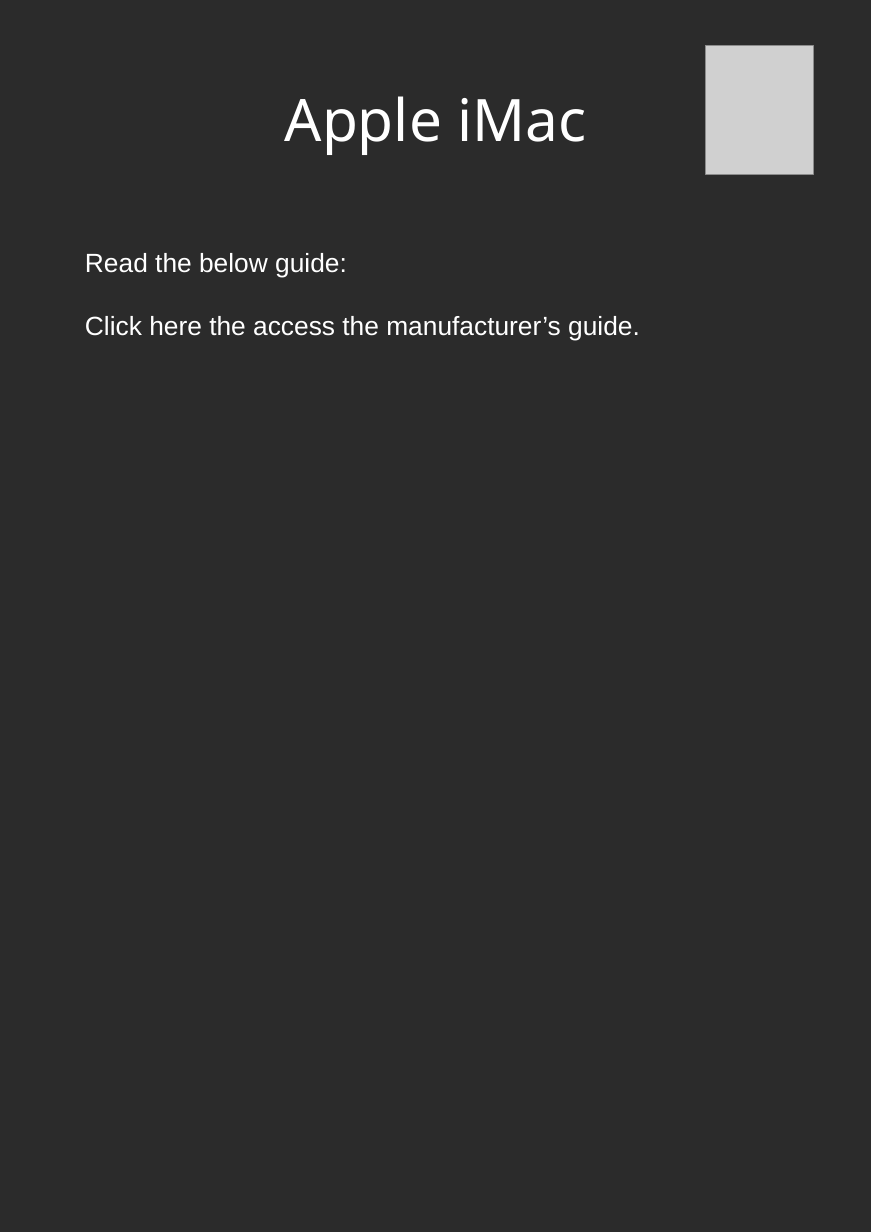
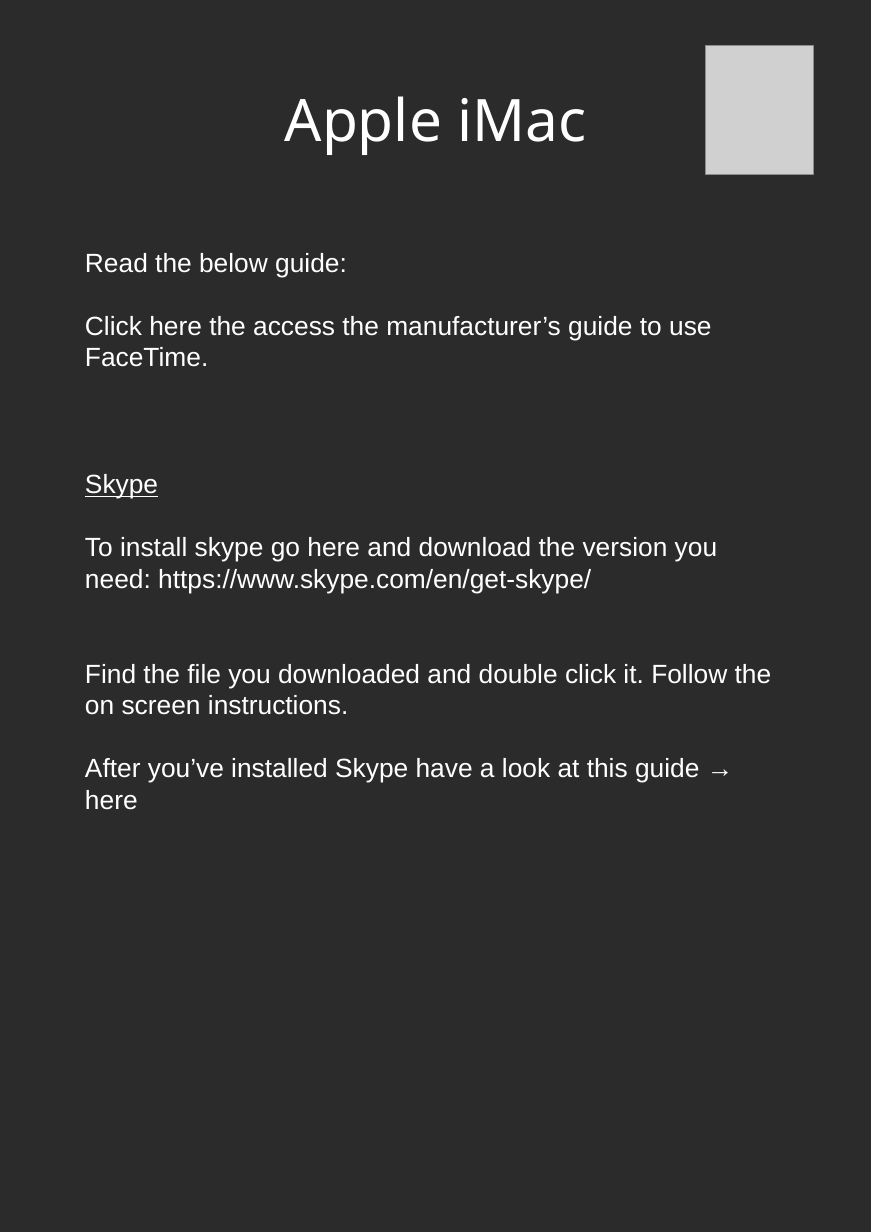
Before and after one commit to zen42/HowToMakeAVideoCall, a slide deck: slide 4 of HowToMakeAVideoCall.odp. Drawn at 871x1232 pixels with LibreOffice and Linux fonts; fonts in the diff are those of the drawing; grey boxes stand for pictures; background and template pictures are left out; a plain dark background stands for a picture behind light text. Boxes give left, top, right and bottom in pixels: in the first picture for what was removed or moved away, otherwise in the second. Text is boxed around its words. In the diff, an @@ line names an element or a change of style, - is before the commit and + after.

```diff
--- a/HowToMakeAVideoCall.odp
+++ b/HowToMakeAVideoCall.odp
@@ text at <box>85,316,772,810</box>: text changed @@
-Click here the access the manufacturer’s guide.
+Click here the access the manufacturer’s guide to use FaceTime.
+Skype
+To install skype go here and download the version you need: https://www.skype.com/en/get-skype/
+Find the file you downloaded and double click it. Follow the on screen instructions.
+After you’ve installed Skype have a look at this guide → here
```
Also in this commit, not shown: 3 other slides changed, 1 other file.
